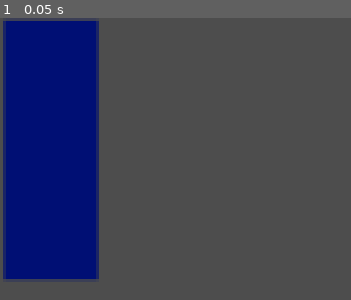
Above: before the commit, frame 1.
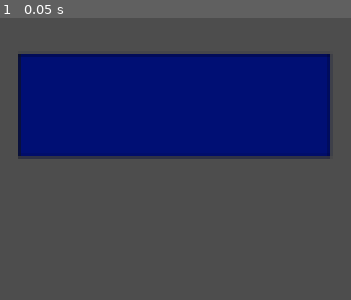
Above: after the commit, the same moment.

Repository: mcas2/ancient_tactics
Game: Godot game, scene res://Battle.tscn
The game is run twice, just before and just after one commit, with the same random seed, the same clock (stepped at 60 frames per second) and the same inputs.
Inputs:
- Up to frame 1 (0.05 s): no input

The runs differ from the first frame. In frame 1, 42% of the frame differs, in the area x 0-95%, y 1-93%.

Commit message:
Formation is rotable with R key

Diff:
--- a/Battle.tscn
+++ b/Battle.tscn
@@ -7,8 +7,7 @@
 size = Vector2(75, 25)
 
 [node name="AllyFormation" type="CharacterBody2D"]
-position = Vector2(25, 64)
-scale = Vector2(0.3, 2.5)
+position = Vector2(84, 42)
 input_pickable = true
 script = ExtResource("1")
 
--- a/Formation.gd
+++ b/Formation.gd
@@ -2,25 +2,41 @@
 
 @export var speed = 400
 var selected_texture = preload("res://images/formation_selected_blue.png")
+var rotable_texture = preload("res://images/formation_rotable_blue.png")
 var default_texture = preload("res://images/formation_blue.png")
 @onready var sprite = get_node("AllyFormationSprite")
 var target = position
 var selectable = false
 var selected = false
+var rotable = false
 
 func _input(event):
 	if selectable && event.is_action("right_click"):
 		selected = true
 		sprite.texture = selected_texture
-	if event.is_action("right_click") && selected:
+	if selected:
+		if event.is_action("right_click") and !rotable:
+			target = get_global_mouse_position()
+		if event is InputEventKey and event.pressed and event.keycode == KEY_R:
+			rotate_formation(event)
+	if (rotable):
+		sprite.texture = rotable_texture
 		look_at(get_global_mouse_position())
-		target = get_global_mouse_position()
 
 func _physics_process(delta):
 	velocity = position.direction_to(target) * speed
-	look_at(target)
 	if position.distance_to(target) > 10:
 		move_and_slide()
 
 func _mouse_enter():
 	selectable = true
+
+func _mouse_exit():
+	selectable = false
+
+func rotate_formation(event):
+	if (rotable):
+		rotable = false
+		sprite.texture = selected_texture
+	else:
+		rotable = true
Binary file changed: images/formation_blue.png
Binary file added: images/formation_rotable_blue.png
Not shown, added: images/formation_rotable_blue.png.import
Binary file changed: images/formation_selected_blue.png
